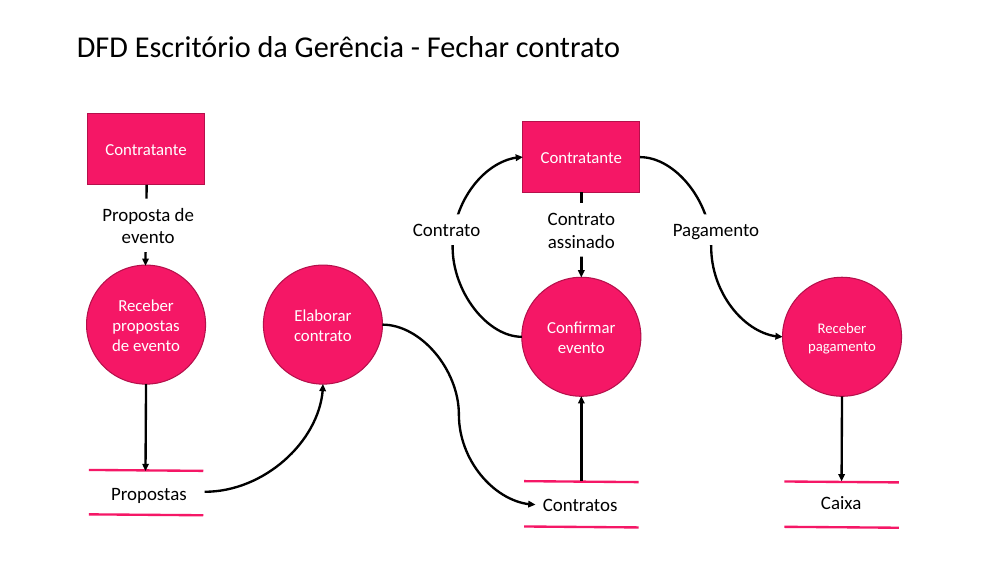
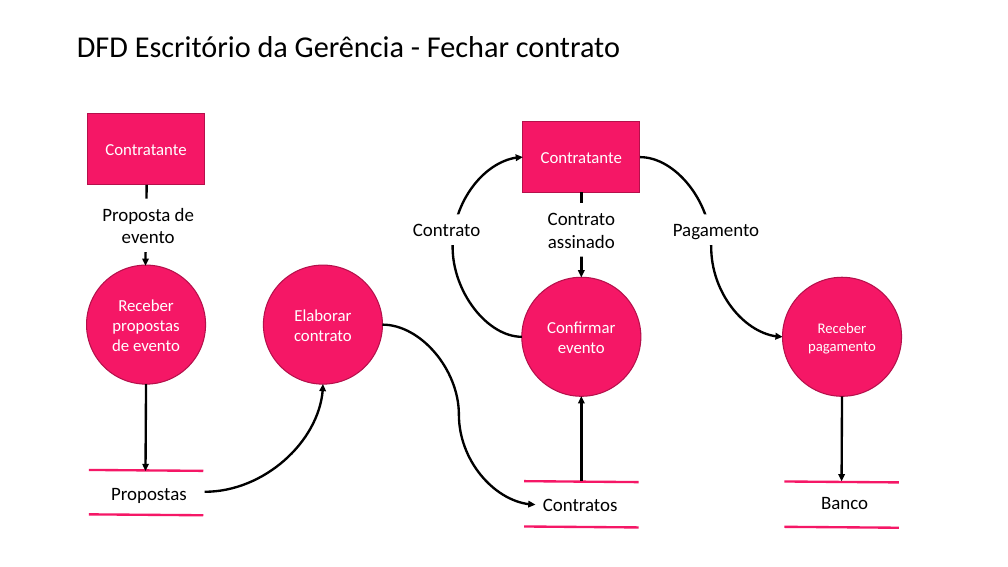
Before and after one commit to faconta/OPE, a slide deck: slide 10 of Artefatos/16. Diagramas de Fluxo de Dados.pptx. Drawn at 1008x567 pixels with LibreOffice and Linux fonts; fonts in the diff are those of the drawing. Boxes give left, top, right and bottom in pixels: in the first picture for what was removed or moved away, otherwise in the second. Text is boxed around its words. In the diff, an @@ line names an element or a change of style, - is before the commit and + after.

```diff
--- a/Artefatos/16. Diagramas de Fluxo de Dados.pptx
+++ b/Artefatos/16. Diagramas de Fluxo de Dados.pptx
@@ text at bbox=[821, 497, 868, 509]: text changed @@
-Caixa
+Banco
```
Also in this commit, not shown: 2 other slides changed, 2 other files.
